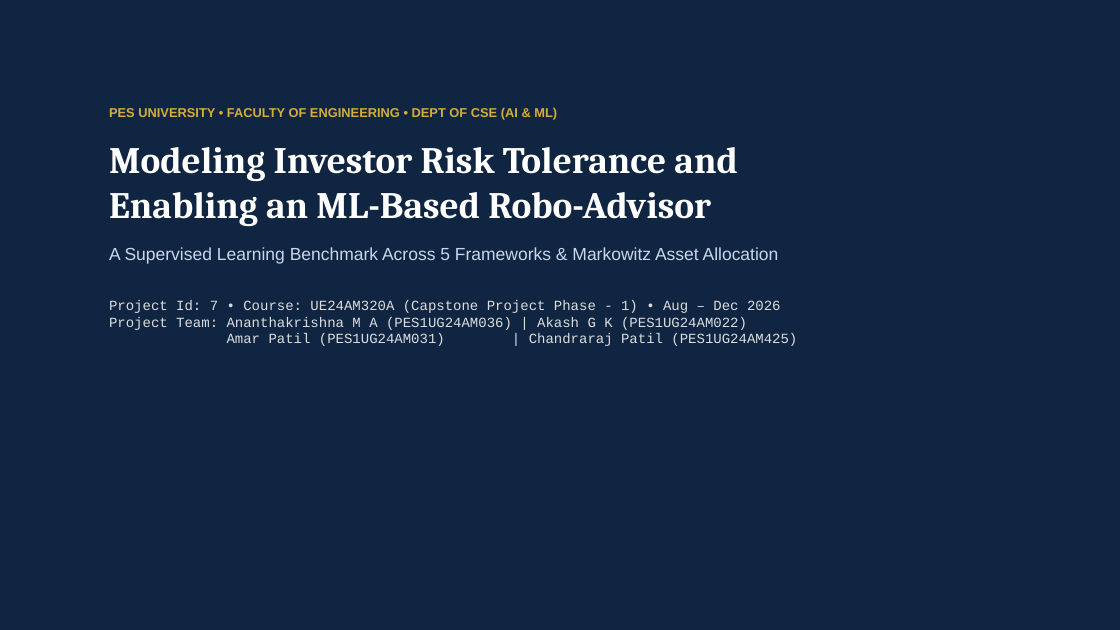
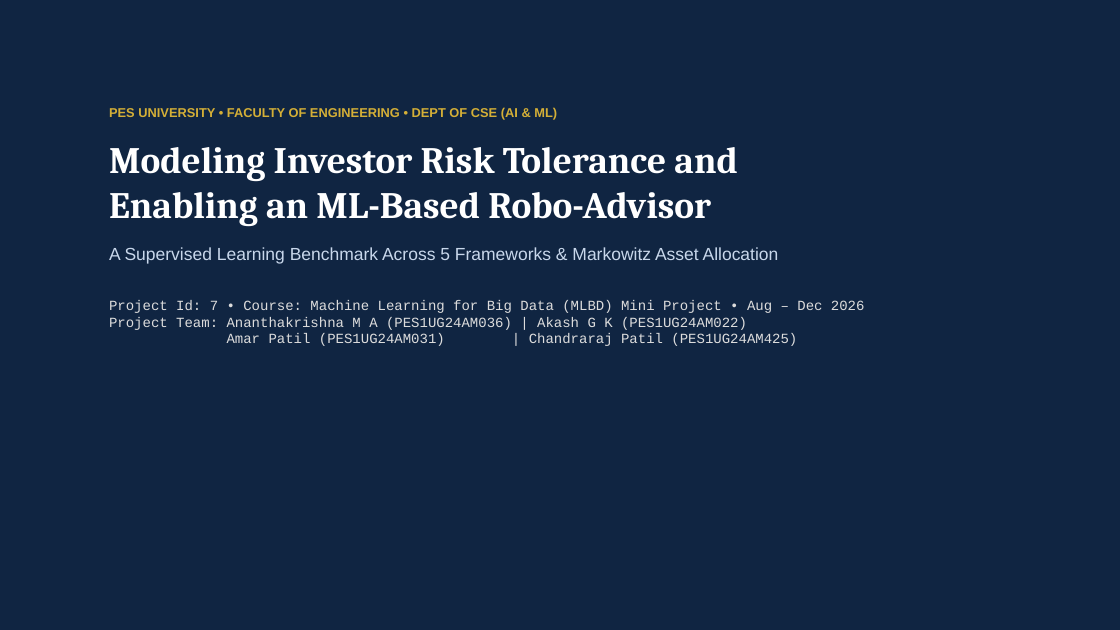
Before and after one commit to anantha-bit/Investor-Risk-Tolerance-RoboAdvisor, a slide deck: slide 1 of reports/Investor_Risk_Tolerance_RoboAdvisor_Presentation.pptx. Drawn at 1120x630 pixels with LibreOffice and Linux fonts; fonts in the diff are those of the drawing. Boxes give left, top, right and bottom in pixels: in the first picture for what was removed or moved away, otherwise in the second. Text is boxed around its words. In the diff, an @@ line names an element or a change of style, - is before the commit and + after.

Commit message:
refactor: update academic context to MLBD Mini Project and remove all capstone references

```diff
--- a/reports/Investor_Risk_Tolerance_RoboAdvisor_Presentation.pptx
+++ b/reports/Investor_Risk_Tolerance_RoboAdvisor_Presentation.pptx
@@ text at box(109, 300, 865, 346): text changed @@
-Project Id: 7 • Course: UE24AM320A (Capstone Project Phase - 1) • Aug – Dec 2026
-Project Team: Ananthakrishna M A (PES1UG24AM036) | Akash G K (PES1UG24AM022)
-Amar Patil (PES1UG24AM031) | Chandraraj Patil (PES1UG24AM425)
+Project Id: 7 • Course: Machine Learning for Big Data (MLBD) Mini Project • Aug – Dec 2026
+Project Team: Ananthakrishna M A (PES1UG24AM036) | Akash G K (PES1UG24AM022)
+Amar Patil (PES1UG24AM031) | Chandraraj Patil (PES1UG24AM425)
```
Also in this commit, not shown: 9 other slides changed, 20 other files.
